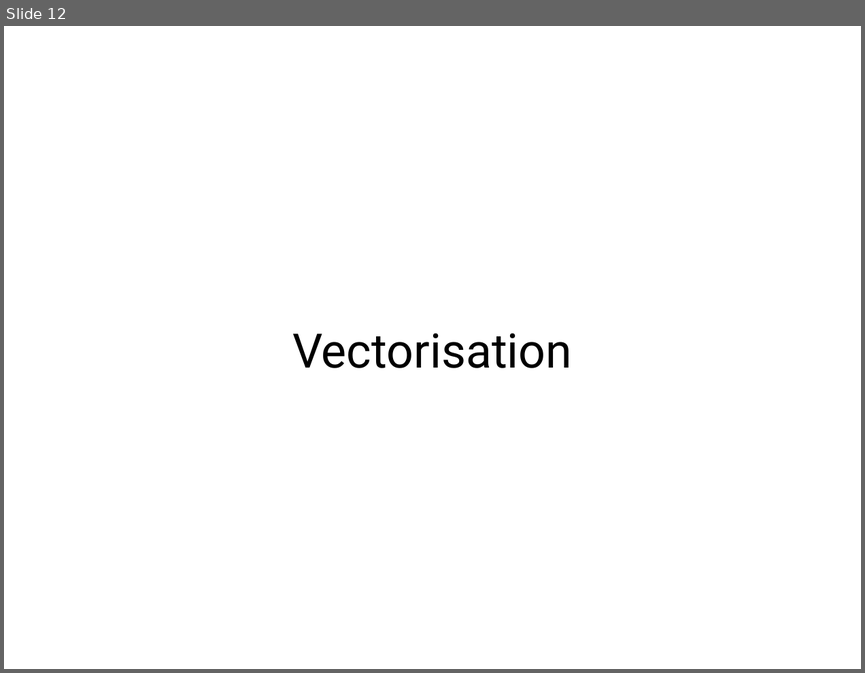
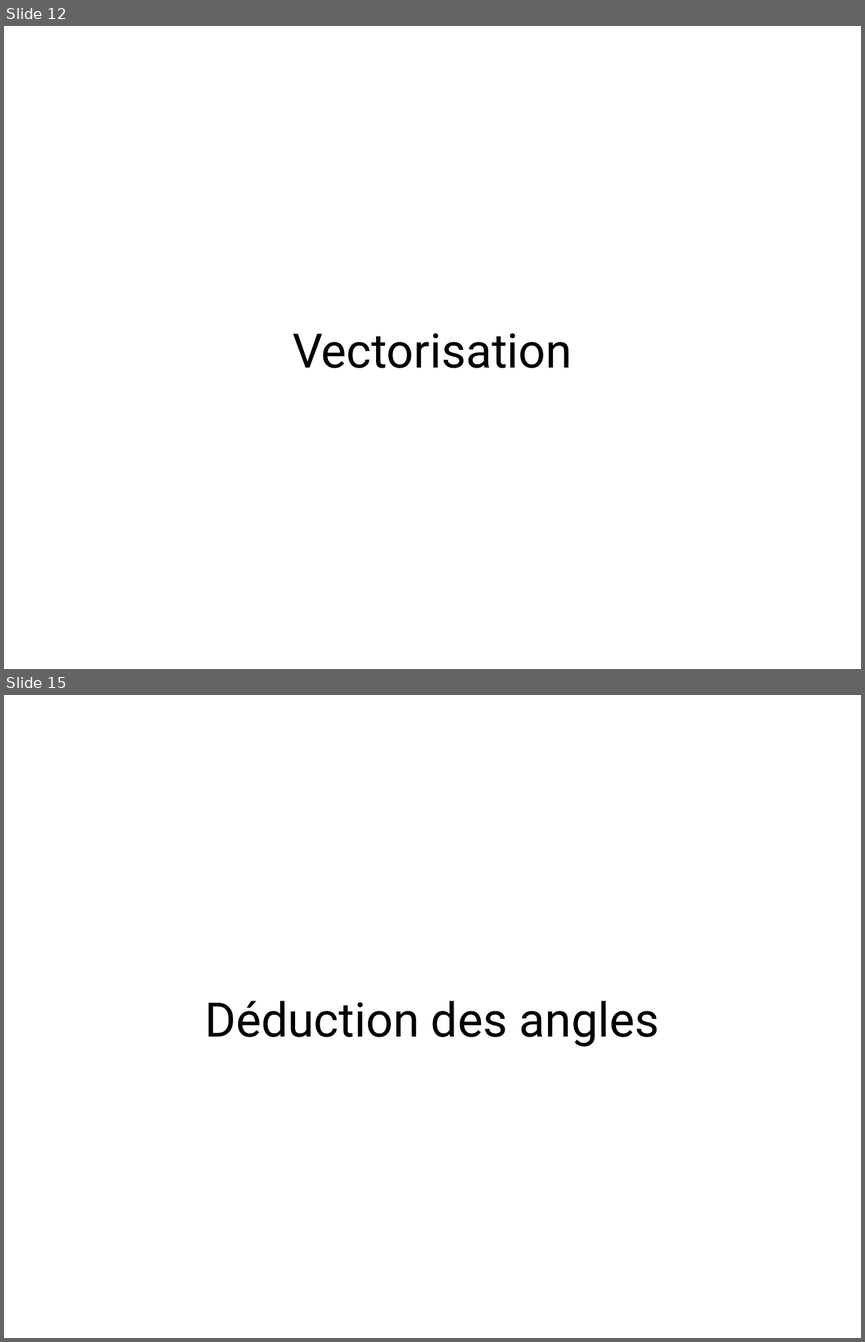
Before and after one commit to ewen-lbh/bone-fracture-detection, a slide deck: slides/mpsi/slides.odp. Shown one above the other, each under a label of ours: slide 12 before the commit, slides 12 and 15 after it; the slides between them are not shown. The pictures are 865x673 and 865x1342 pixels, drawn with LibreOffice and Linux fonts; fonts in the diff are those of the drawing. Boxes give left, top, right and bottom in pixels: in the first picture for what was removed or moved away, otherwise in the second. Text is boxed around its words. In the diff, an @@ line names an element or a change of style, - is before the commit and + after.

Commit message:
slides: continue
angles (schéma sur tikz), add some missing images, reposition headings

```diff
--- a/slides/mpsi/slides.odp
+++ b/slides/mpsi/slides.odp
@@ slide 15 added at [4, 695, 861, 1338], background #FFFFFF @@
@@ title added at [205, 1000, 660, 1047], 44 pt, text #000000 @@
+Déduction des angles
```
Also in this commit, not shown: 4 slides changed, 4 other slides added, 2 slides removed, 2 other files.
